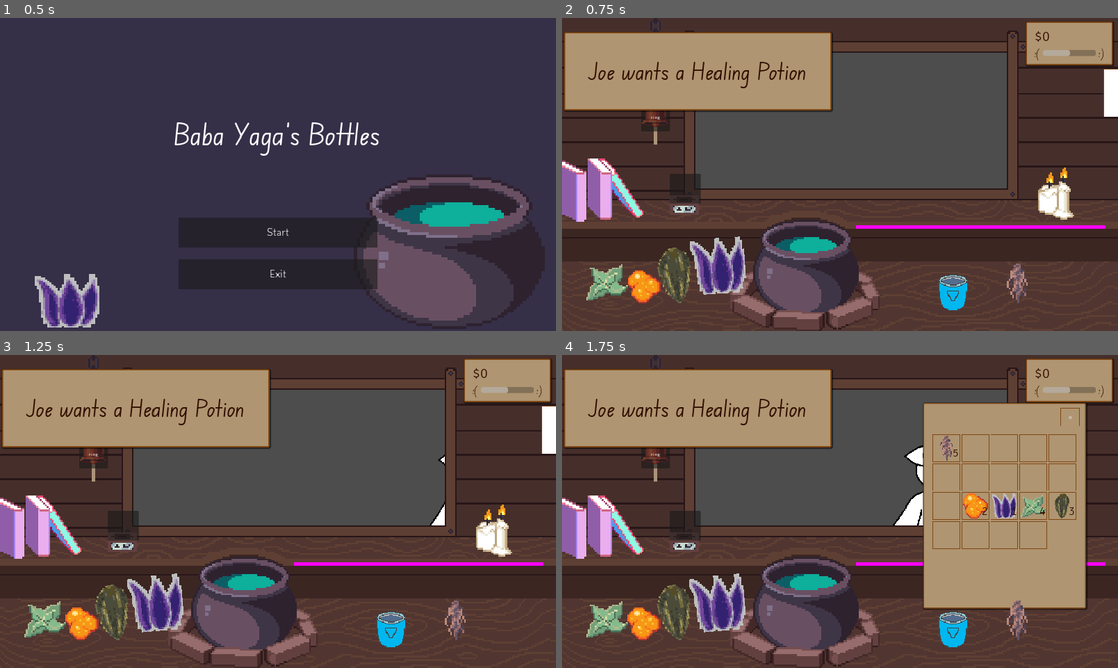
Above: before the commit, frames 1-4 (two rows, left to right).
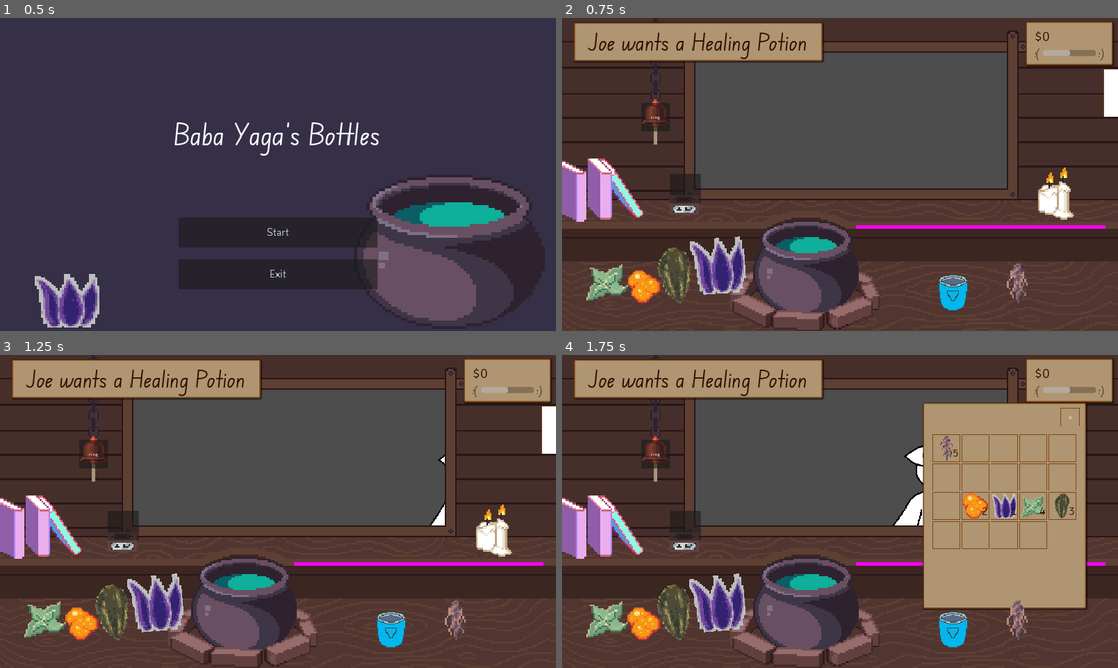
Above: after the commit, the same moments.

Repository: HuskyGameDev/2024s-team3
Game: Godot game, scene res://Scenes/UI/Title.tscn
Two runs of this game, one before a commit and one after it. Both use one fixed random seed, a clock stepped at 60 frames per second and the inputs below.
Inputs (mouse positions are in pixels of both pictures, inside the frame that each line leads up to):
- Up to frame 1 (0.5 s): no input
- Up to frame 2 (0.75 s): click "Start" at 0.5 s
- Up to frame 3 (1.25 s): no input
- Up to frame 4 (1.75 s): click (1112, 430) at 1.25 s

Frame 1 is identical in both runs. In frame 2, 10% of the frame differs, in the area x 0-49%, y 1-30%; in frame 3, 10%; in frame 4, 10%.

Commit message:
moved / shrunk textbox
cleaner to look at

Diff:
--- a/Scenes/UI/textBox.tscn
+++ b/Scenes/UI/textBox.tscn
@@ -1,11 +1,11 @@
 [gd_scene load_steps=3 format=3 uid="uid://ccsccje0muvta"]
 
 [ext_resource type="Script" path="res://Scripts/textBox.gd" id="1_uhhou"]
-[ext_resource type="Theme" uid="uid://pfkwq4x1374y" path="res://Assets/Themes/UiTheme.tres" id="2_fbmh5"]
+[ext_resource type="Theme" uid="uid://b3qy32ccw0g8o" path="res://Assets/Themes/UiTheme.tres" id="2_fbmh5"]
 
 [node name="TextBox" type="CanvasLayer"]
-offset = Vector2(-300, -650)
-transform = Transform2D(1, 0, 0, 1, -300, -650)
+offset = Vector2(-320, -670)
+transform = Transform2D(1, 0, 0, 1, -320, -670)
 script = ExtResource("1_uhhou")
 
 [node name="TextboxContainer" type="PanelContainer" parent="."]
@@ -13,10 +13,10 @@
 anchor_top = 1.0
 anchor_right = 1.0
 anchor_bottom = 1.0
-offset_left = 317.0
-offset_top = -371.0
-offset_right = -699.0
-offset_bottom = -121.0
+offset_left = 371.0
+offset_top = -381.0
+offset_right = -710.0
+offset_bottom = -271.0
 grow_horizontal = 2
 grow_vertical = 0
 theme = ExtResource("2_fbmh5")
